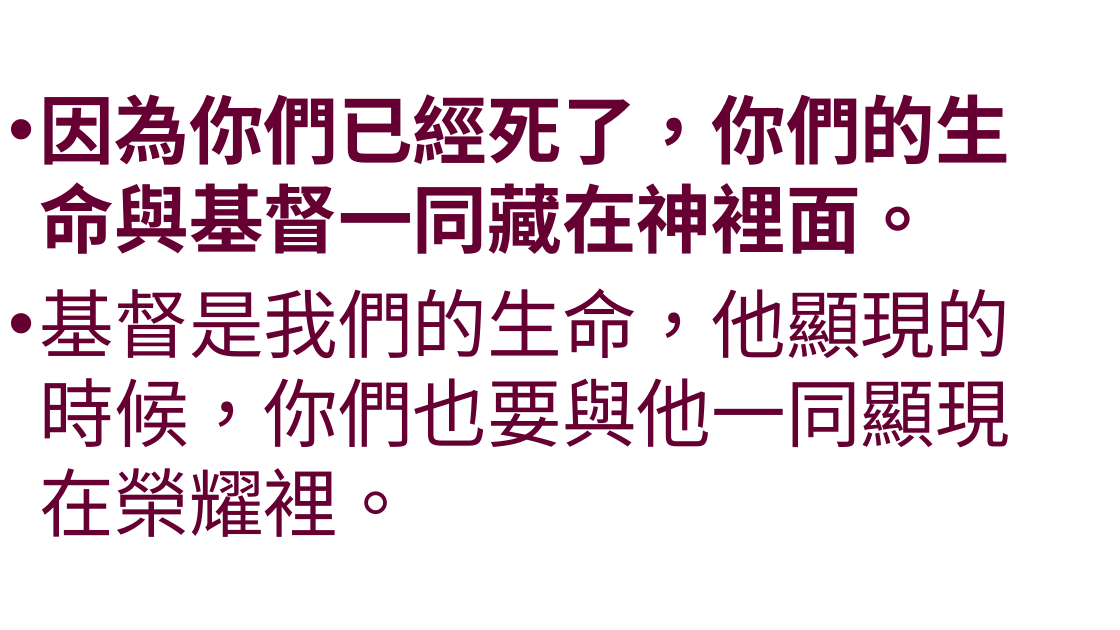
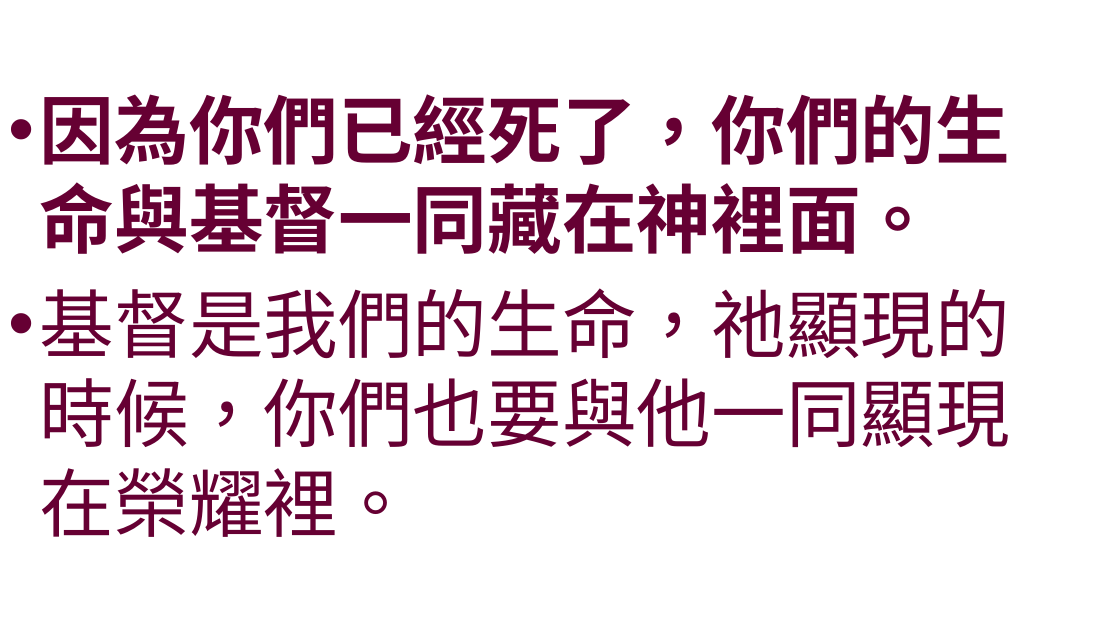
Before and after one commit to batisuoc/worship-resources, a slide deck: slide 6 of 114得新生命.pptx. Drawn at 1120x630 pixels with LibreOffice and Linux fonts; fonts in the diff are those of the drawing; background and template pictures are left out. Boxes give left, top, right and bottom in pixels: in the first picture for what was removed or moved away, otherwise in the second. Text is boxed around its words. In the diff, an @@ line names an element or a change of style, - is before the commit and + after.

Commit message:
Update ppts

```diff
--- a/114得新生命.pptx
+++ b/114得新生命.pptx
@@ text at <box>40,288,1010,537</box>: text changed @@
-• 基督是我們的生命，他顯現的時候，你們也要與他一同顯現在榮耀裡。
+• 基督是我們的生命，祂顯現的時候，你們也要與他一同顯現在榮耀裡。
```
Also in this commit, not shown: 3 other files.
